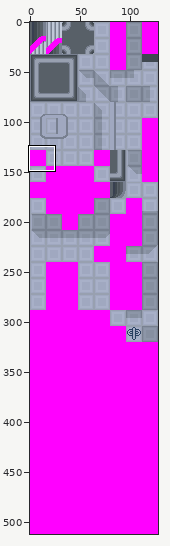
One commit to this sprite sheet: tiles/jubilife/bottom.png. The first picture is a wide view before the edit; the outline marks the close-up.
Close-up. Before:
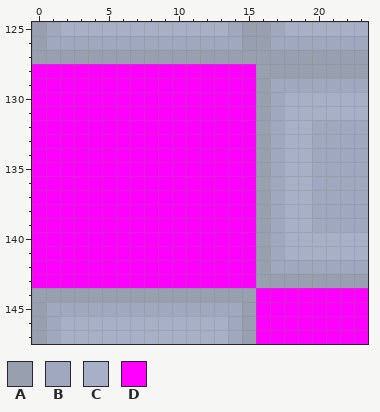
The file is 128x512 pixels. Shown: x 0..23, y 125..147. The commit also changed other parts of the picture, which this record leaves out.
Palette (. is transparent): A #98a0b0  B #a0a8c0  C #a8b0c8  D #ff00ff
Pixels before, first column x 0:
125 ABCCCCCCCCCCCCBAABCCCCCC
126 ABBBBBBBBBBBBBBAABBBBBBB
127 AAAAAAAAAAAAAAAAAAAAAAAA
128 DDDDDDDDDDDDDDDDAAAAAAAA
129 DDDDDDDDDDDDDDDDABBBBBBB
130 DDDDDDDDDDDDDDDDABCCCCCC
131 DDDDDDDDDDDDDDDDABCCCCCC
132 DDDDDDDDDDDDDDDDABCCBBBB
133 DDDDDDDDDDDDDDDDABCCBBBB
134 DDDDDDDDDDDDDDDDABCCBBBB
135 DDDDDDDDDDDDDDDDABCCBBBB
136 DDDDDDDDDDDDDDDDABCCBBBB
137 DDDDDDDDDDDDDDDDABCCBBBB
138 DDDDDDDDDDDDDDDDABCCBBBB
139 DDDDDDDDDDDDDDDDABCCBBBB
140 DDDDDDDDDDDDDDDDABCCCCCC
141 DDDDDDDDDDDDDDDDABCCCCCC
142 DDDDDDDDDDDDDDDDABBBBBBB
143 DDDDDDDDDDDDDDDDAAAAAAAA
144 AAAAAAAAAAAAAAAADDDDDDDD
145 ABBBBBBBBBBBBBBADDDDDDDD
146 ABCCCCCCCCCCCCBADDDDDDDD
147 ABCCCCCCCCCCCCBADDDDDDDD
The result:
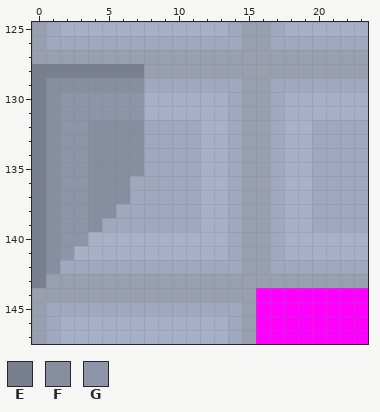
Colours new in this view: E #788090  F #868fa0  G #8d96a8
The exact change:
Changed rows in their new state; - is an unchanged pixel.
first column x 0:
128 EEEEEEEEAAAAAAAA
129 EFFFFFFFBBBBBBBA
130 EFGGGGGGCCCCCCBA
131 EFGGGGGGCCCCCCBA
132 EFGGFFFFBBBBCCBA
133 EFGGFFFFBBBBCCBA
134 EFGGFFFFBBBBCCBA
135 EFGGFFFFBBBBCCBA
136 EFGGFFFBBBBBCCBA
137 EFGGFFFBBBBBCCBA
138 EFGGFFBBBBBBCCBA
139 EFGGFBBBBBBBCCBA
140 EFGGCCCCCCCCCCBA
141 EFGCCCCCCCCCCCBA
142 EFBBBBBBBBBBBBBA
143 EAAAAAAAAAAAAAAA
Where, in picture pixels (left, top, right, bottom), the same in both close-ups:
changed: (32, 64, 256, 288)
